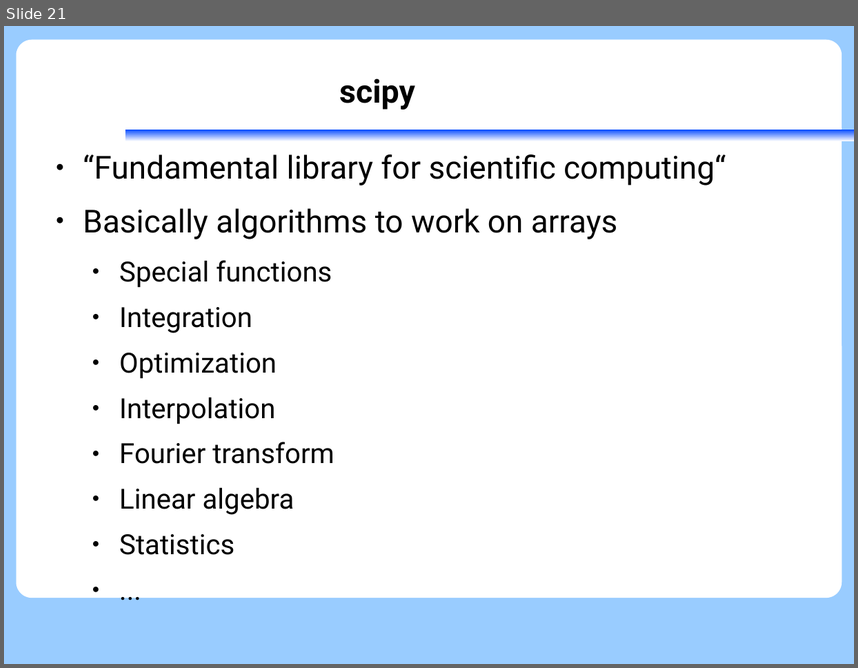
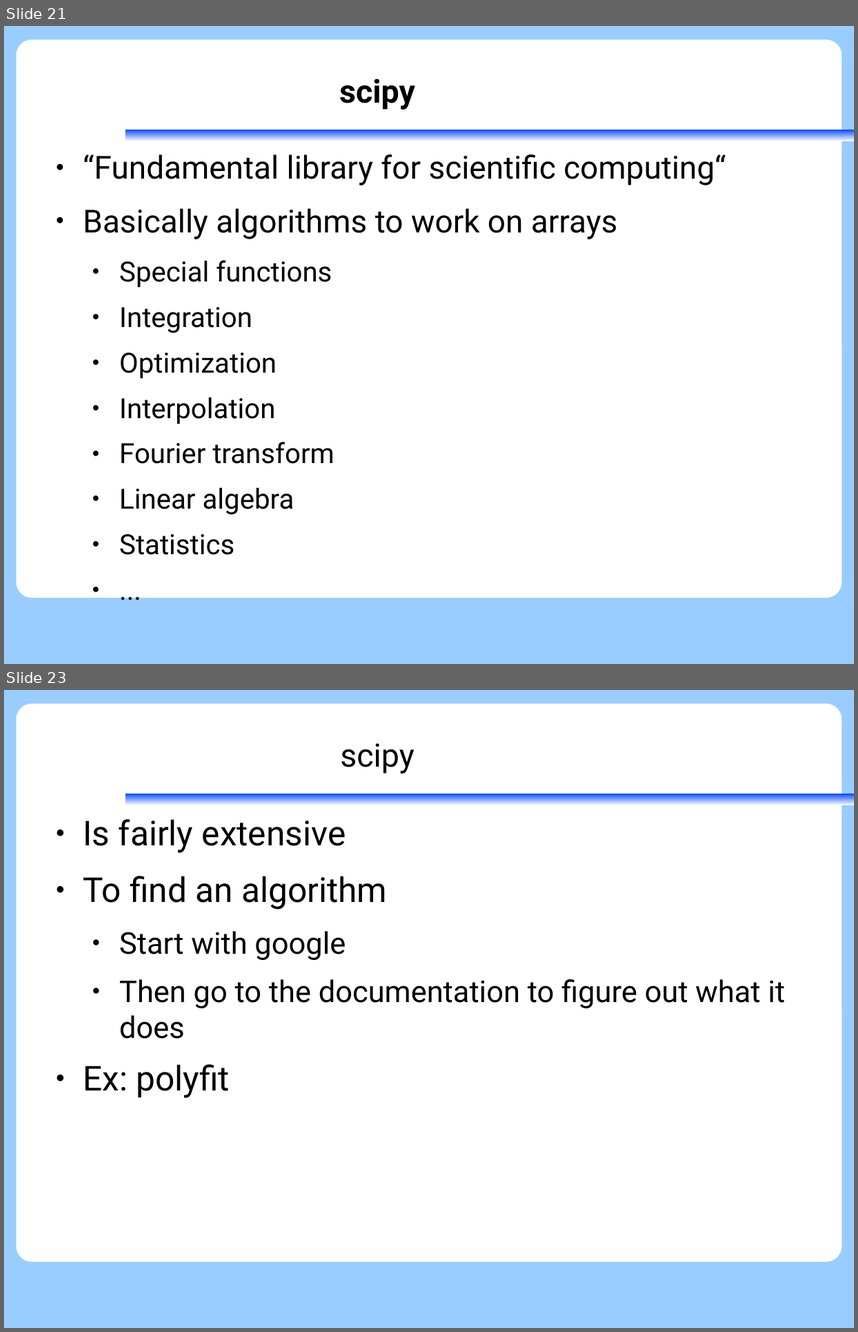
Before and after one commit to KennethNielsen/presentations, a slide deck: python/part2/scipy-matplotlib.odp. Shown one above the other, each under a label of ours: slide 21 before the commit, slides 21 and 23 after it; the slides between them are not shown. The pictures are 858x668 and 858x1332 pixels, drawn with LibreOffice and Linux fonts; fonts in the diff are those of the drawing; background and template pictures are left out. Boxes give left, top, right and bottom in pixels: in the first picture for what was removed or moved away, otherwise in the second. Text is boxed around its words. In the diff, an @@ line names an element or a change of style, - is before the commit and + after.

Commit message:
scipy matplotlib last part

```diff
--- a/python/part2/scipy-matplotlib.odp
+++ b/python/part2/scipy-matplotlib.odp
@@ slide 23 added at [4, 690, 854, 1328], background #99CCFF; not listed: 2 template elements that a slide beside it also shows @@
@@ title added at [340, 743, 415, 773], 30 pt, text #000000 @@
+scipy
@@ text added at [83, 819, 785, 1098], 28 pt, text #000000 @@
+● Is fairly extensive
+● To find an algorithm
+  ● Start with google
+  ● Then go to the documentation to figure out what it does
+● Ex: polyfit
```
Also in this commit, not shown: 8 other slides added, 1 slide removed, 1 other file.
